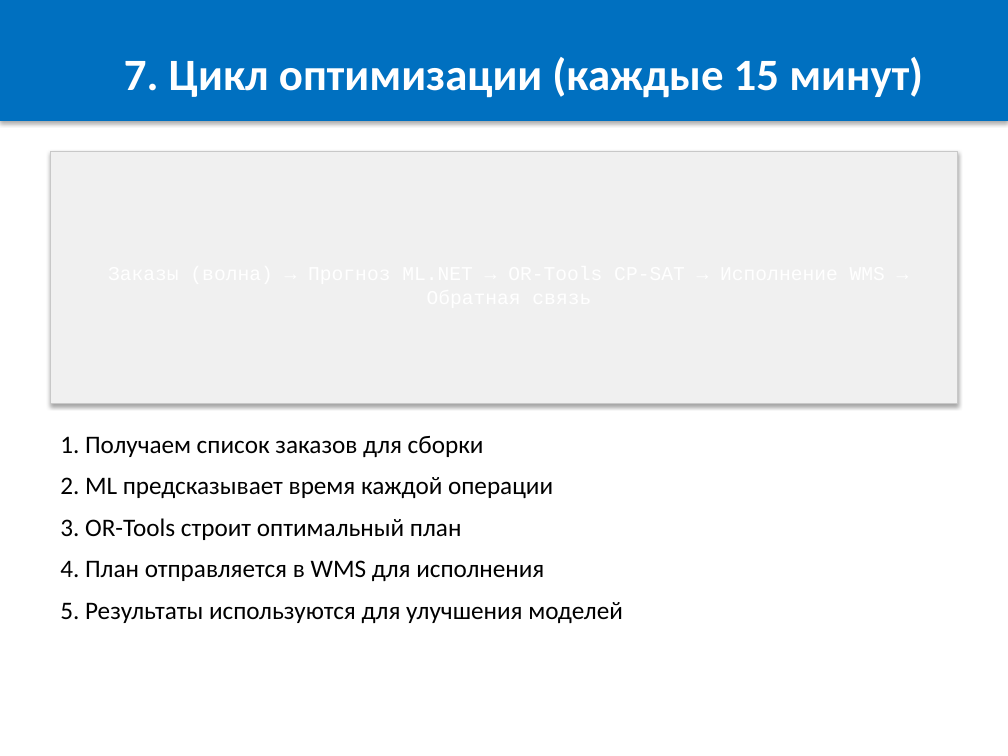
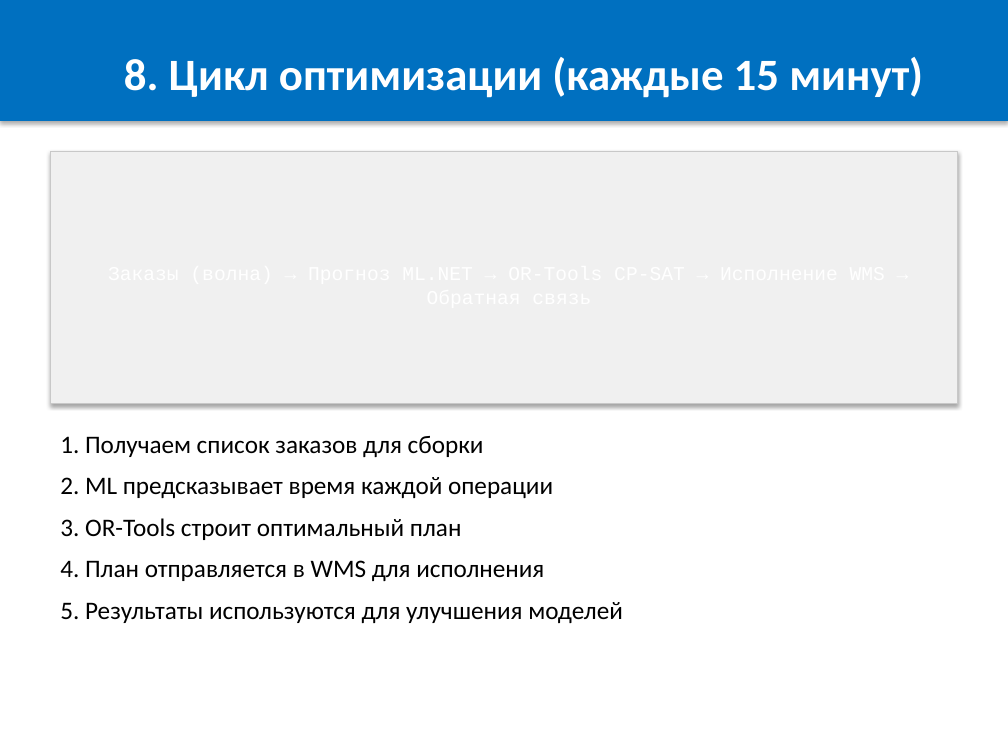
Before and after one commit to OnicaIon/WMSOpti, a slide deck: slide 9 of docs/WMS_Buffer_Optimization.pptx (slide 8 before the commit). Drawn at 1008x756 pixels with LibreOffice and Linux fonts; fonts in the diff are those of the drawing. Boxes give left, top, right and bottom in pixels: in the first picture for what was removed or moved away, otherwise in the second. Text is boxed around its words. In the diff, an @@ line names an element or a change of style, - is before the commit and + after.

```diff
--- a/docs/WMS_Buffer_Optimization.pptx
+++ b/docs/WMS_Buffer_Optimization.pptx
@@ text in rectangle at (x1=124, y1=57, x2=923, y2=98): text changed @@
-7. Цикл оптимизации (каждые 15 минут)
+8. Цикл оптимизации (каждые 15 минут)
```
Also in this commit, not shown: 6 other slides changed, 1 slide added, 2 other files.
